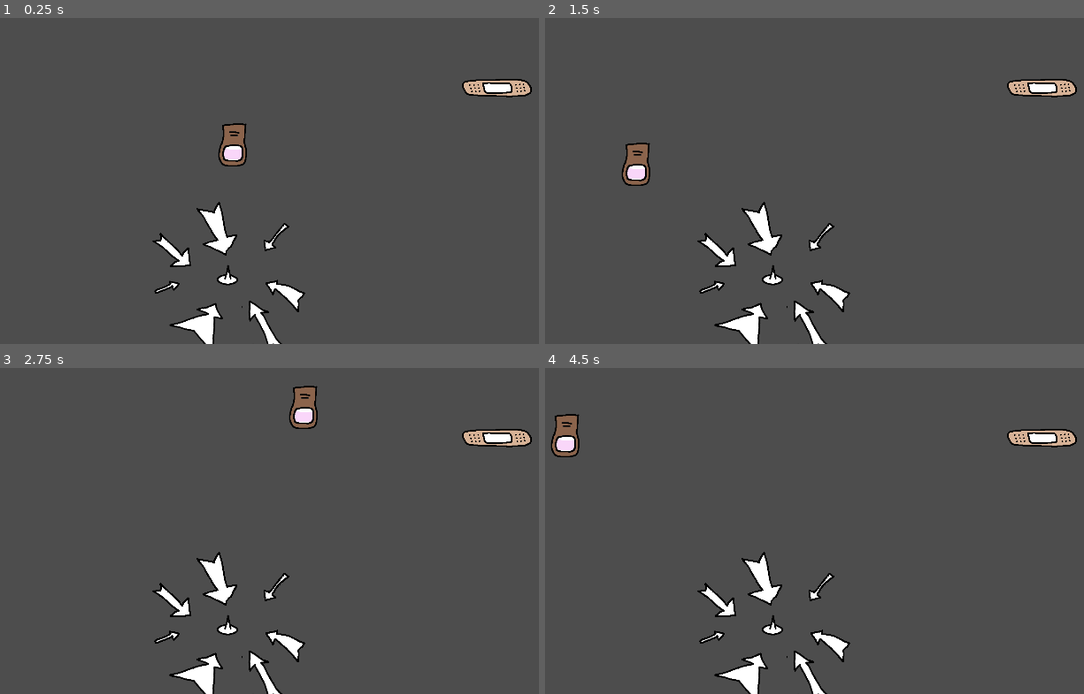
Above: before the commit, frames 1-4 (two rows, left to right).
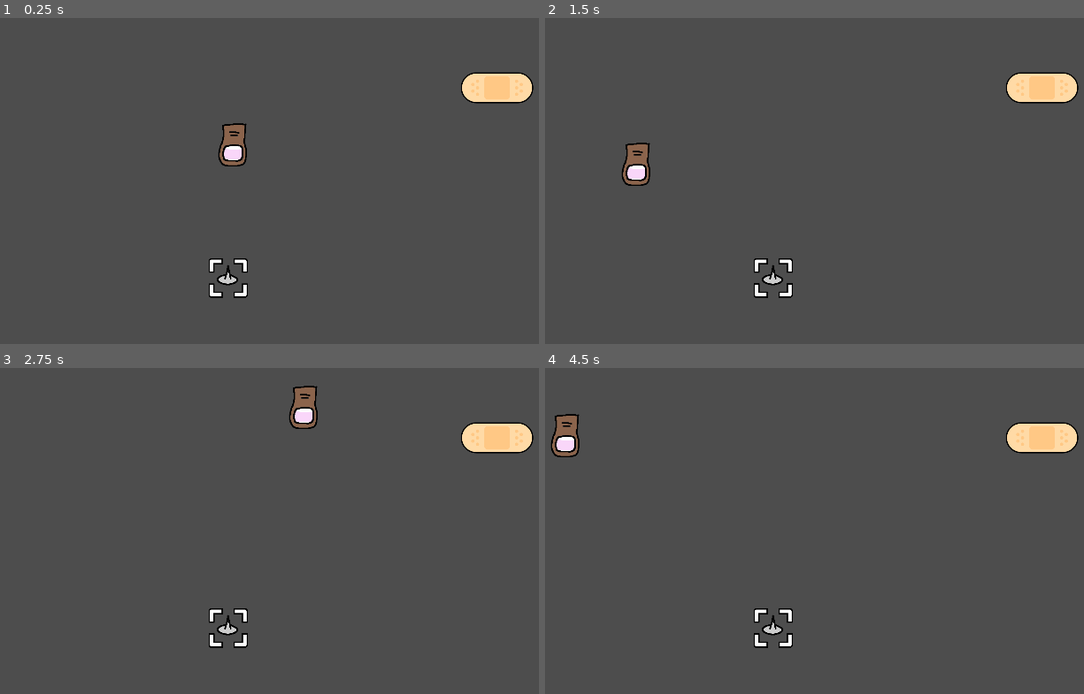
Above: after the commit, the same moments.

Repository: magopian/teamsect
Game: Godot game, scene res://game.tscn
Same seed, same stepped clock (60 frames per second), same inputs: the game is played once before the commit and once after it.
Inputs (mouse positions are in pixels of both pictures, inside the frame that each line leads up to):
- Up to frame 1 (0.25 s): no input
- Up to frame 2 (1.5 s): tap Enter at 0.5 s; move the mouse to (933, 125) at 0.52 s; tap Space at 1.25 s; move the mouse to (636, 164) at 1.27 s
- Up to frame 3 (2.75 s): move the mouse to (301, 407) at 2.02 s
- Up to frame 4 (4.5 s): tap Enter at 2.75 s; move the mouse to (744, 573) at 2.77 s; tap Space at 3.5 s; move the mouse to (992, 553) at 3.52 s; move the mouse to (566, 436) at 4.27 s

The runs differ from the first frame. In frame 1, 3.6% of the frame differs, in the area x 28-100%, y 16-100%; in frame 2, 3.7%; in frame 3, 3.7%; in frame 4, 3.7%.

Commit message:
New graphics from itsBoats <3

Diff:
--- a/finish/bandaid.tscn
+++ b/finish/bandaid.tscn
@@ -16,8 +16,8 @@
 }]
 
 [sub_resource type="CapsuleShape2D" id="CapsuleShape2D_rdeli"]
-radius = 28.0
-height = 226.0
+radius = 50.0
+height = 236.0
 
 [sub_resource type="Animation" id="Animation_b61js"]
 resource_name = "glow"
@@ -33,7 +33,7 @@
 "times": PackedFloat32Array(0, 1, 2),
 "transitions": PackedFloat32Array(1, 1, 1),
 "update": 0,
-"values": [0.0, 3.0, 0.0]
+"values": [0.0, 0.5, 0.0]
 }
 
 [sub_resource type="Animation" id="Animation_dxhhw"]
@@ -73,9 +73,9 @@
 [node name="WinHere" parent="." instance=ExtResource("3_67lfy")]
 unique_name_in_owner = true
 visible = false
+scale = Vector2(2.66138, 2.66138)
 
 [node name="AnimatedSprite2D" type="AnimatedSprite2D" parent="."]
-position = Vector2(5, 0)
 sprite_frames = SubResource("SpriteFrames_jl6hk")
 animation = &"idle"
 autoplay = "idle"
Binary file added: assets/sprites/arm.png
Not shown, added: assets/sprites/arm.png.import
Binary file changed: assets/sprites/bandaid.png
Binary file added: assets/sprites/bed.png
Not shown, added: assets/sprites/bed.png.import
Binary file added: assets/sprites/frenchie.png
Not shown, added: assets/sprites/frenchie.png.import
Binary file changed: assets/sprites/frog.png
Binary file added: assets/sprites/lillypad.png
Not shown, added: assets/sprites/lillypad.png.import
Binary file changed: assets/sprites/mosquito.png
Binary file changed: assets/sprites/spider.png
(and 6 more such lines)
